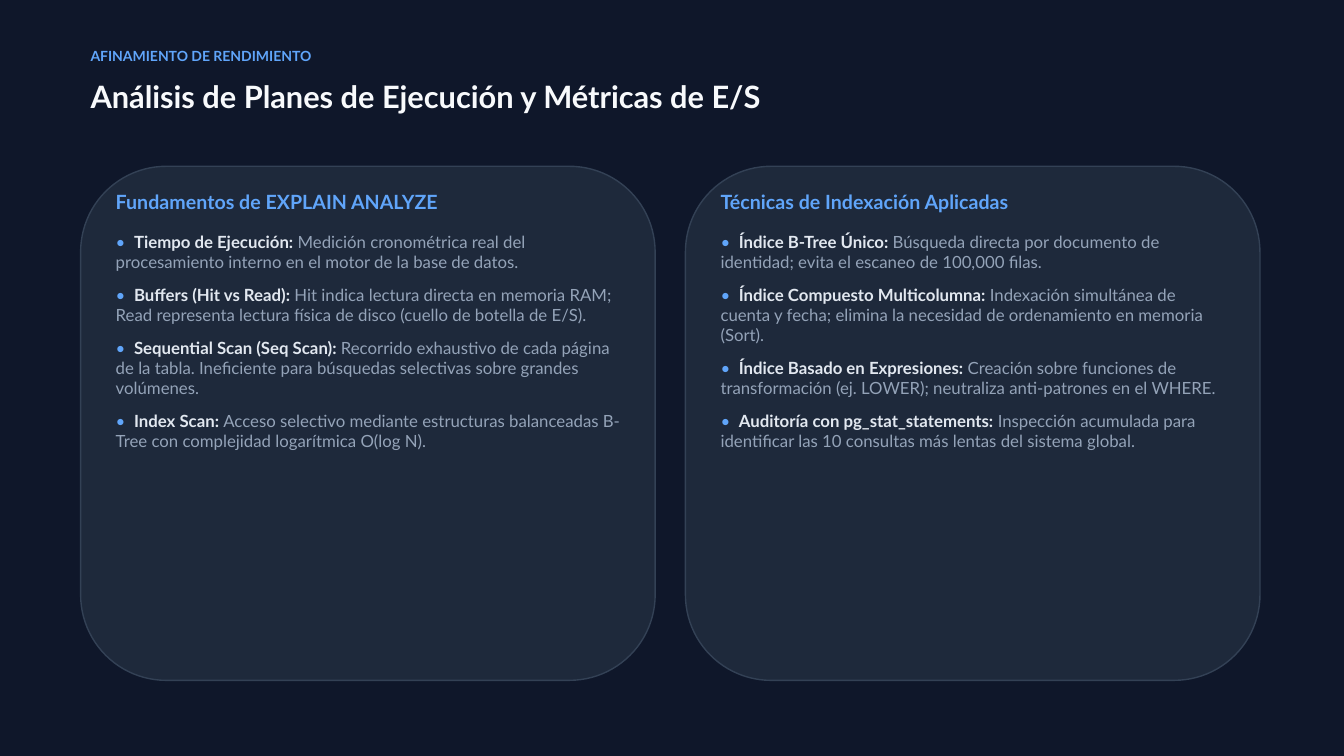
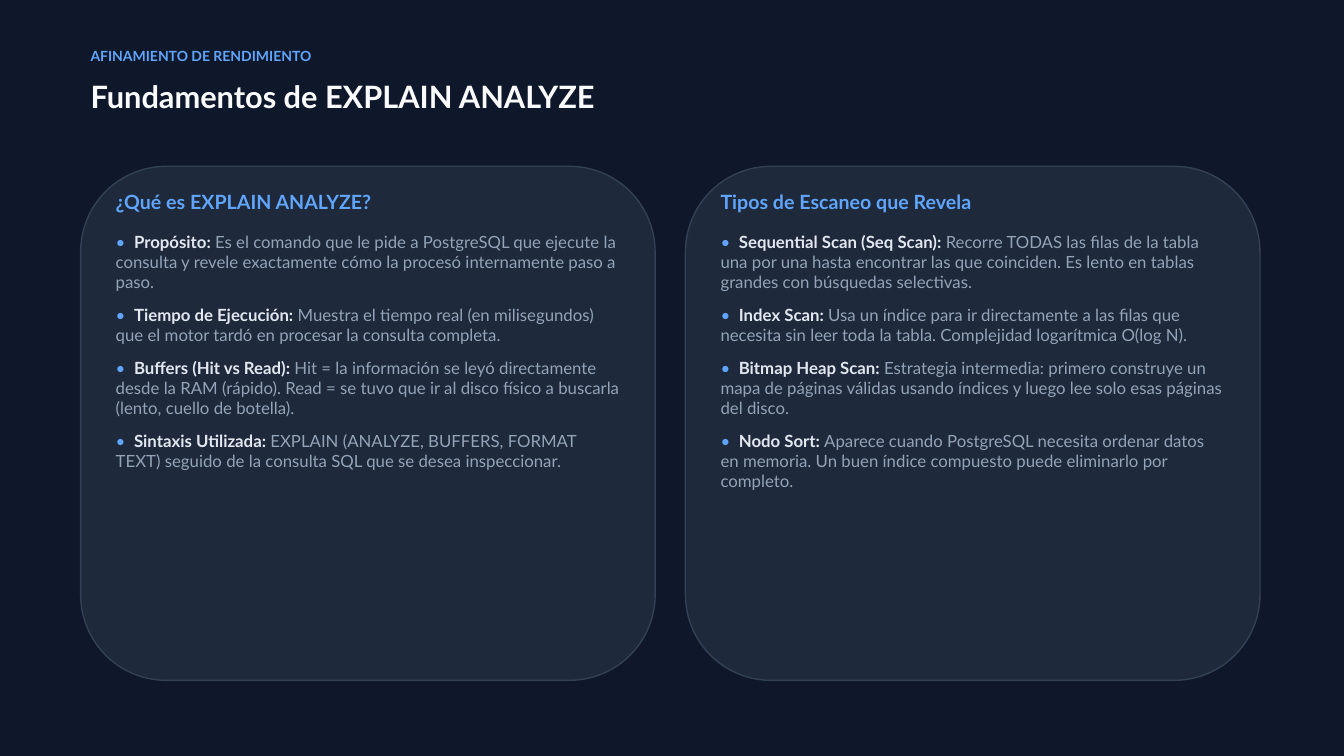
Before and after one commit to EmilyCayambe/Openmetadata, a slide deck: slide 11 of presentacion/Presentacion_Telemetria_Optimizacion.pptx (slide 8 before the commit). Drawn at 1344x756 pixels with LibreOffice and Linux fonts; fonts in the diff are those of the drawing. Boxes give left, top, right and bottom in pixels: in the first picture for what was removed or moved away, otherwise in the second. Text is boxed around its words. In the diff, an @@ line names an element or a change of style, - is before the commit and + after.

Commit message:
Trabajo sobre la presentacion en la seccion de optimizacion de consultas. Creacion de un sql que sirva como guia de presentacion

```diff
--- a/presentacion/Presentacion_Telemetria_Optimizacion.pptx
+++ b/presentacion/Presentacion_Telemetria_Optimizacion.pptx
@@ text at (x1=91, y1=85, x2=595, y2=109): text changed @@
-Análisis de Planes de Ejecución y Métricas de E/S
+Fundamentos de EXPLAIN ANALYZE
@@ text at (x1=116, y1=194, x2=372, y2=213): text changed @@
-Fundamentos de EXPLAIN ANALYZE
+¿Qué es EXPLAIN ANALYZE?
@@ text at (x1=721, y1=194, x2=972, y2=213): text changed @@
-Técnicas de Indexación Aplicadas
+Tipos de Escaneo que Revela
@@ text at (x1=116, y1=235, x2=619, y2=470): text changed @@
-• Tiempo de Ejecución: Medición cronométrica real del procesamiento interno en el motor de la base de datos.
-• Buffers (Hit vs Read): Hit indica lectura directa en memoria RAM; Read representa lectura física de disco (cuello de botella de E/S).
-• Sequential Scan (Seq Scan): Recorrido exhaustivo de cada página de la tabla. Ineficiente para búsquedas selectivas sobre grandes volúmenes.
-• Index Scan: Acceso selectivo mediante estructuras balanceadas B-Tree con complejidad logarítmica O(log N).
+• Propósito: Es el comando que le pide a PostgreSQL que ejecute la consulta y revele exactamente cómo la procesó internamente paso a paso.
+• Tiempo de Ejecución: Muestra el tiempo real (en milisegundos) que el motor tardó en procesar la consulta completa.
+• Buffers (Hit vs Read): Hit = la información se leyó directamente desde la RAM (rápido). Read = se tuvo que ir al disco físico a buscarla (lento, cuello de botella).
+• Sintaxis Utilizada: EXPLAIN (ANALYZE, BUFFERS, FORMAT TEXT) seguido de la consulta SQL que se desea inspeccionar.
@@ text at (x1=721, y1=235, x2=1221, y2=490): text changed @@
-• Índice B-Tree Único: Búsqueda directa por documento de identidad; evita el escaneo de 100,000 filas.
-• Índice Compuesto Multicolumna: Indexación simultánea de cuenta y fecha; elimina la necesidad de ordenamiento en memoria (Sort).
-• Índice Basado en Expresiones: Creación sobre funciones de transformación (ej. LOWER); neutraliza anti-patrones en el WHERE.
-• Auditoría con pg_stat_statements: Inspección acumulada para identificar las 10 consultas más lentas del sistema global.
+• Sequential Scan (Seq Scan): Recorre TODAS las filas de la tabla una por una hasta encontrar las que coinciden. Es lento en tablas grandes con búsquedas selectivas.
+• Index Scan: Usa un índice para ir directamente a las filas que necesita sin leer toda la tabla. Complejidad logarítmica O(log N).
+• Bitmap Heap Scan: Estrategia intermedia: primero construye un mapa de páginas válidas usando índices y luego lee solo esas páginas del disco.
+• Nodo Sort: Aparece cuando PostgreSQL necesita ordenar datos en memoria. Un buen índice compuesto puede eliminarlo por completo.
```
Also in this commit, not shown: 2 other slides changed, 6 slides added, 1 slide removed, 5 other files.
